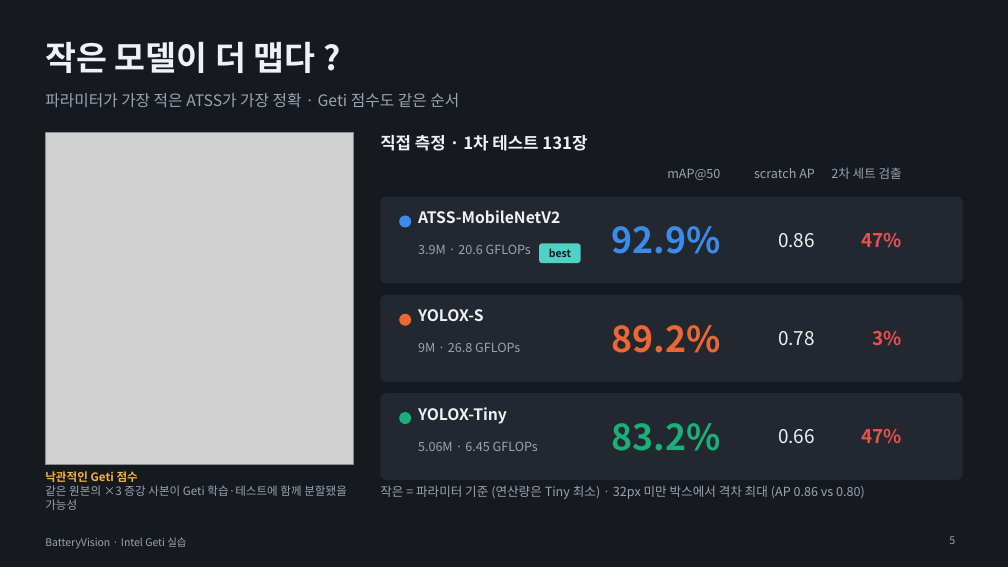
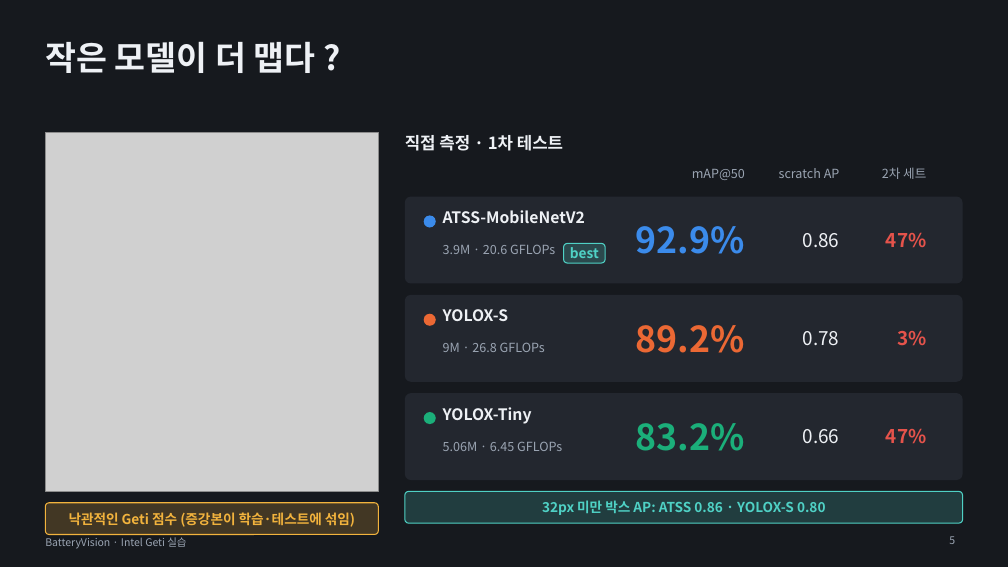
Before and after one commit to se4nchoi/batteryvision, a slide deck: slide 5 of docs/submission/BatteryVision_발표.pptx. Drawn at 1008x567 pixels with LibreOffice and Linux fonts; fonts in the diff are those of the drawing; grey boxes stand for pictures. Boxes give left, top, right and bottom in pixels: in the first picture for what was removed or moved away, otherwise in the second. Text is boxed around its words. In the diff, an @@ line names an element or a change of style, - is before the commit and + after.

```diff
--- a/docs/submission/BatteryVision_발표.pptx
+++ b/docs/submission/BatteryVision_발표.pptx
@@ text removed at [45,93,459,107] @@
-파라미터가 가장 적은 ATSS가 가장 정확 · Geti 점수도 같은 순서
@@ picture: place and size @@
-picture at [45,132,354,465]
+picture at [45,132,378,492]
@@ text at [405,135,563,151]: text changed @@
-직접 측정 · 1차 테스트 131장
+직접 측정 · 1차 테스트
@@ text at [882,167,926,179]: text changed @@
-2차 세트 검출
+2차 세트
@@ rounded rectangle: place and size @@
-rounded rectangle at [380,197,963,284]
+rounded rectangle at [405,197,963,284]
@@ text "47%": place and size @@
-text "47%" at [861,232,901,248]
+text "47%" at [886,232,926,248]
@@ 15 texts, 3 ellipses, 1 rounded rectangle: place and size @@
-15 texts, 3 ellipses, 1 rounded rectangle at [399,168,815,451]
+15 texts, 3 ellipses, 1 rounded rectangle at [423,168,840,451]
@@ text "best" at [570,247,599,263]: size 10 to 13 pt, text colour #16191E to #4FD1C5 @@
@@ rounded rectangle at [563,243,605,263]: fill #4FD1C5 to #4FD1C5 at 20% opacity; outline none to #4FD1C5 1 pt; proportions changed @@
@@ rounded rectangle: place and size @@
-rounded rectangle at [380,295,963,382]
+rounded rectangle at [405,295,963,382]
@@ text "3%": place and size @@
-text "3%" at [873,330,902,346]
+text "3%" at [897,330,926,346]
@@ rounded rectangle: place and size @@
-rounded rectangle at [380,393,963,480]
+rounded rectangle at [405,393,963,480]
@@ text "47%": place and size @@
-text "47%" at [861,428,901,444]
+text "47%" at [886,428,926,444]
@@ text "낙관적인 Geti 점수 (증강본이 학습·테스트에 ..." at [69,512,355,527]: vertical alignment top to middle @@
@@ rounded rectangle added at [45,503,378,535], fill #F2B33D at 20% opacity, outline #F2B33D 1 pt @@
@@ text "32px 미만 박스 AP: ATSS ..." at [542,500,826,515]: vertical alignment top to middle @@
@@ rounded rectangle added at [405,492,963,523], fill #4FD1C5 at 20% opacity, outline #4FD1C5 1 pt @@
@@ text at [542,500,826,515]: text changed; size 12 to 13 pt; text colour #9AA4B2 to #4FD1C5; bold on @@
-작은 = 파라미터 기준 (연산량은 Tiny 최소) · 32px 미만 박스에서 격차 최대 (AP 0.86 vs 0.80)
+32px 미만 박스 AP: ATSS 0.86 · YOLOX-S 0.80
@@ text at [69,512,355,527]: text changed; size 11 to 13 pt; text colour #9AA4B2 to #F2B33D; bold on @@
-낙관적인 Geti 점수
-같은 원본의 ×3 증강 사본이 Geti 학습·테스트에 함께 분할됐을 가능성
+낙관적인 Geti 점수 (증강본이 학습·테스트에 섞임)
```
Also in this commit, not shown: 10 other slides changed, 2 other files.
